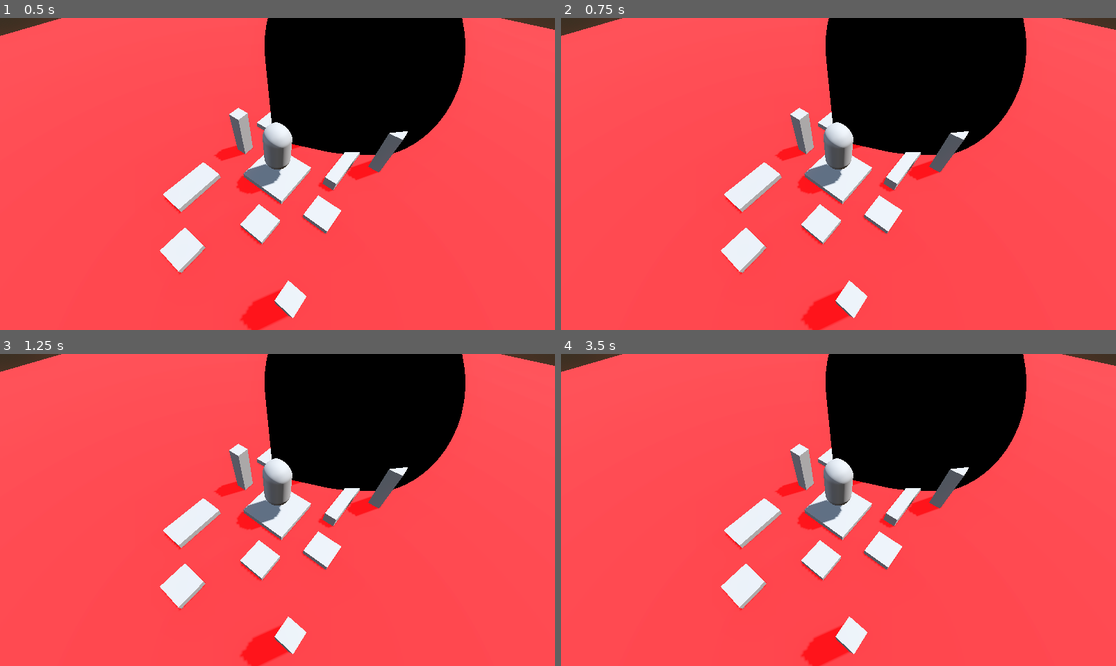
Above: before the commit, frames 1-4 (two rows, left to right).
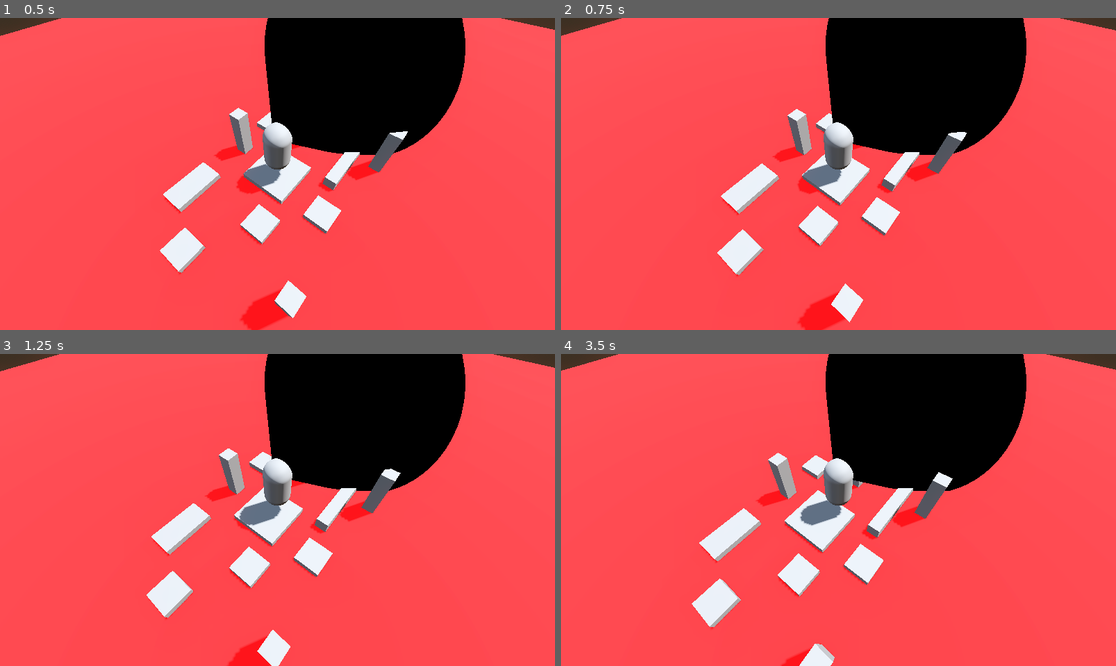
Above: after the commit, the same moments.

Repository: ImmaB/overschweisst
Game: Godot game, scene res://block_river.tscn
The game is run twice, just before and just after one commit, with the same random seed, the same clock (stepped at 60 frames per second) and the same inputs.
Inputs:
- Up to frame 1 (0.5 s): no input
- Up to frame 2 (0.75 s): tap Enter at 0.5 s; hold D (move_right) from 0.53 s (still down)
- Up to frame 3 (1.25 s): keep holding D (move_right)
- Up to frame 4 (3.5 s): release D (move_right) at 1.28 s; hold S (move_backward) 1.28-2.03 s; hold D (move_right) 2.03-2.78 s; hold W (move_forward) from 2.78 s (still down)

Frame 1 is identical in both runs. In frame 2, 1.8% of the frame differs, in the area x 0-100%, y 0-100%; in frame 3, 5.4%; in frame 4, 8.8%.

Commit message:
player controller fixes

Diff:
--- a/player/player_character.tscn
+++ b/player/player_character.tscn
@@ -2,12 +2,14 @@
 
 [ext_resource type="PackedScene" uid="uid://ct4qciaa3jeou" path="res://player/vision_cone.tscn" id="1_oul6g"]
 [ext_resource type="Script" uid="uid://dgju88uaiqdp5" path="res://player/player_controller.gd" id="2_rkbax"]
+[ext_resource type="Script" uid="uid://dfnx68jdv7t7l" path="res://player/player_character.gd" id="3_3w0fi"]
 
 [sub_resource type="CapsuleMesh" id="CapsuleMesh_sh265"]
 
 [sub_resource type="CapsuleShape3D" id="CapsuleShape3D_4flbx"]
 
 [node name="PlayerCharacter" type="CharacterBody3D" unique_id=751799812]
+script = ExtResource("3_3w0fi")
 
 [node name="MeshInstance3D" type="MeshInstance3D" parent="." unique_id=986994085]
 transform = Transform3D(1, 0, 0, 0, 1, 0, 0, 0, 1, 0, 1, 0)
@@ -20,5 +22,6 @@
 [node name="VisionConeTest" parent="." unique_id=1376990631 instance=ExtResource("1_oul6g")]
 transform = Transform3D(1, 0, 0, 0, 1, 0, 0, 0, 1, 0, 1.5573387, 0)
 
-[node name="PlayerController" type="Node" parent="." unique_id=648838875]
+[node name="PlayerController" type="Node" parent="." unique_id=648838875 node_paths=PackedStringArray("controlled_player")]
 script = ExtResource("2_rkbax")
+controlled_player = NodePath("..")
--- a/player/player_controller.gd
+++ b/player/player_controller.gd
@@ -7,15 +7,16 @@
 signal stop_welding()
 
 func _input(event):
-	if not controlled_player:
+	if controlled_player == null:
+		print("No controlled player assigned.")
 		return
 
 	_handle_movement_input()
 
-	if Input.is_action_just_pressed("Weld"):
+	if Input.is_action_just_pressed("weld"):
 		start_welding.emit()
 		pass
-	if Input.is_action_just_released("Weld"):
+	if Input.is_action_just_released("weld"):
 		stop_welding.emit()
 		pass
 
